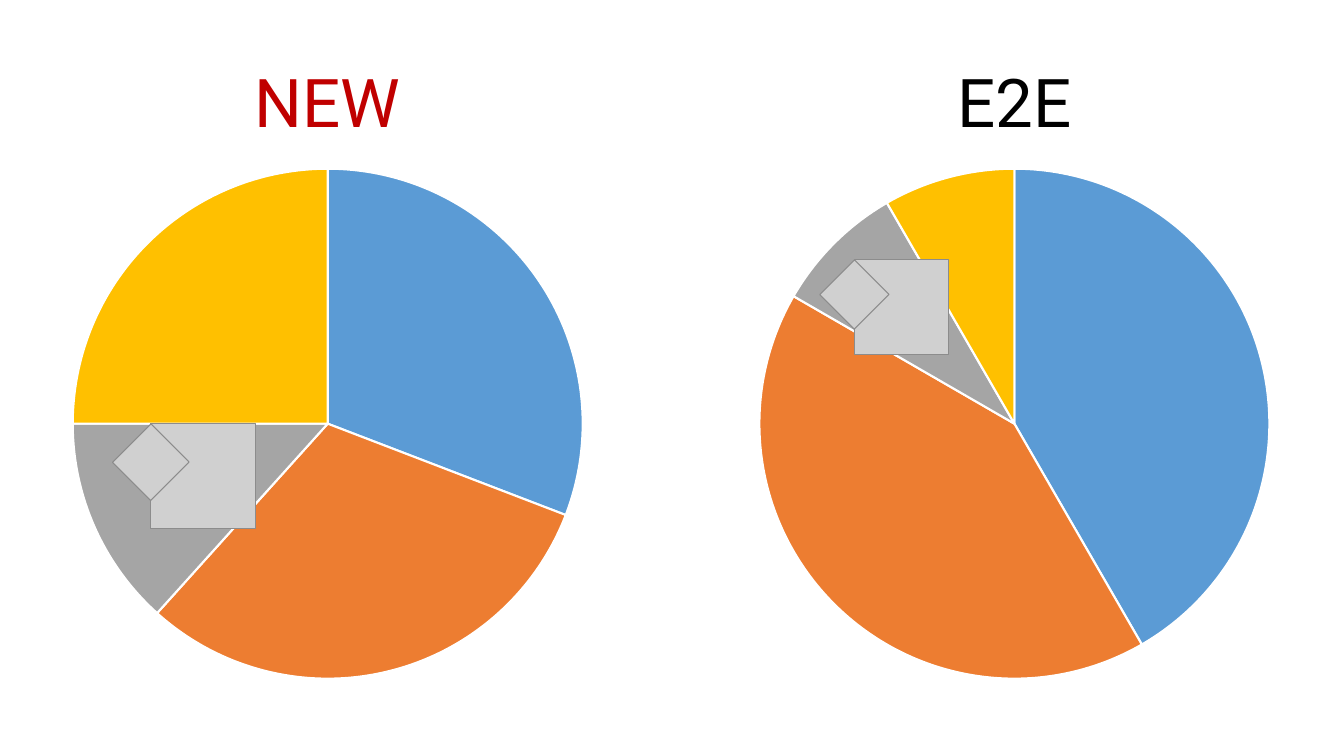
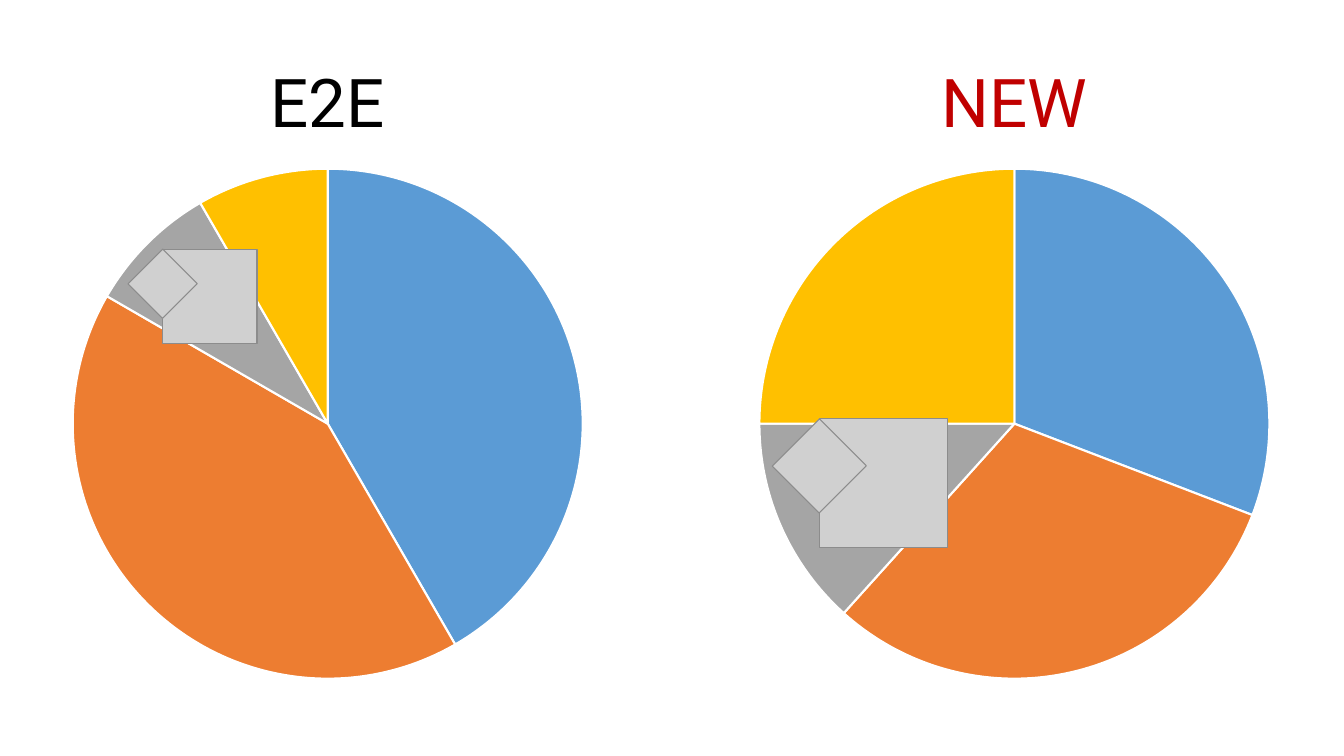
Before and after one commit to rkhaimov/brain-gym, a slide deck: slide 63 of Презентация.pptx. Drawn at 1344x756 pixels with LibreOffice and Linux fonts; fonts in the diff are those of the drawing; grey boxes stand for pictures; background and template pictures are left out. Boxes give left, top, right and bottom in pixels: in the first picture for what was removed or moved away, otherwise in the second. Text is boxed around its words. In the diff, an @@ line names an element or a change of style, - is before the commit and + after.

```diff
--- a/Презентация.pptx
+++ b/Презентация.pptx
@@ text "E2E": place and size @@
-text "E2E" at bbox=[957, 78, 1071, 127]
+text "E2E" at bbox=[271, 78, 385, 127]
@@ text "NEW": place and size @@
-text "NEW" at bbox=[255, 79, 401, 127]
+text "NEW" at bbox=[942, 79, 1088, 127]
@@ pie chart at bbox=[0, 155, 731, 694] @@
-Series 1: 31, 31, 13, 25
+Series 1: 42, 42, 8, 8
@@ pie chart at bbox=[611, 155, 1344, 694] @@
-Series 1: 42, 42, 8, 8
+Series 1: 31, 31, 13, 25
@@ picture: place and size @@
-picture at bbox=[819, 260, 889, 329]
+picture at bbox=[128, 249, 197, 318]
@@ picture: place and size @@
-picture at bbox=[855, 260, 950, 355]
+picture at bbox=[162, 249, 257, 344]
@@ picture: place and size @@
-picture at bbox=[113, 423, 190, 500]
+picture at bbox=[773, 419, 867, 513]
@@ picture: place and size @@
-picture at bbox=[151, 423, 256, 528]
+picture at bbox=[820, 419, 948, 547]
```
Also in this commit, not shown: 49 other slides changed, 1 slide added, 1 slide removed.
